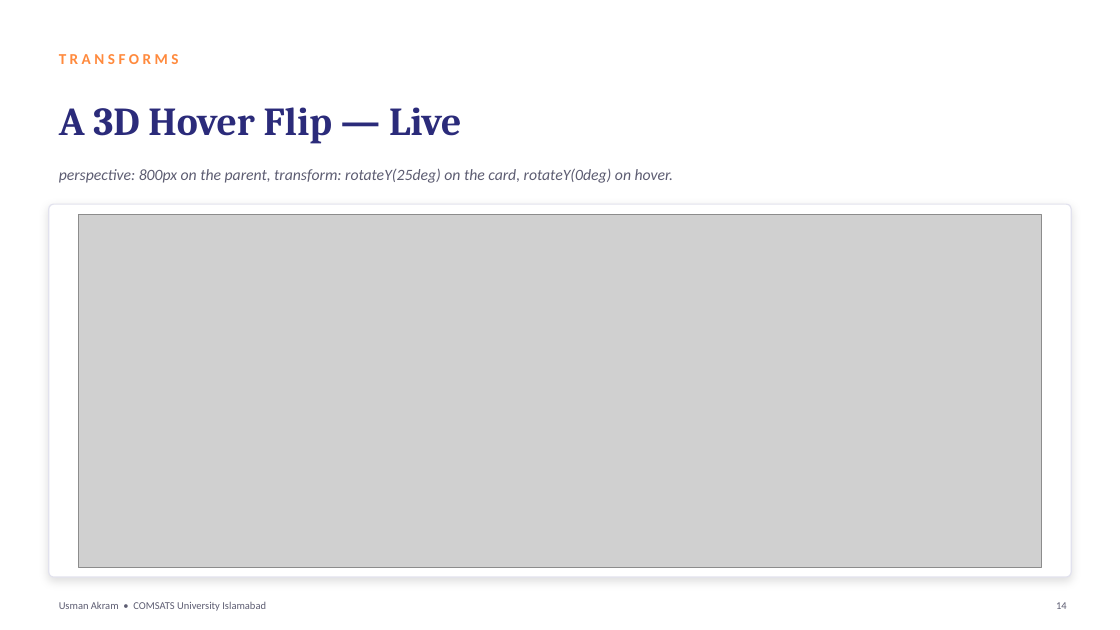
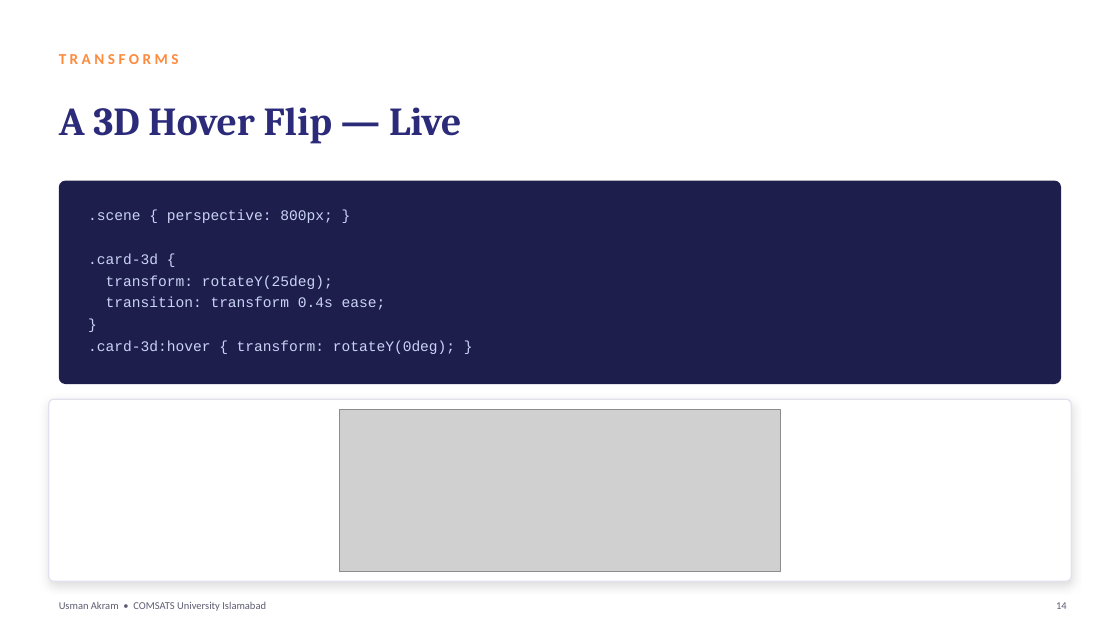
Before and after one commit to mua22/mern-web-book, a slide deck: slide 14 of slides/CSC336-Lecture-08-CSS3-Features.pptx. Drawn at 1120x630 pixels with LibreOffice and Linux fonts; fonts in the diff are those of the drawing; grey boxes stand for pictures. Boxes give left, top, right and bottom in pixels: in the first picture for what was removed or moved away, otherwise in the second. Text is boxed around its words. In the diff, an @@ line names an element or a change of style, - is before the commit and + after.

```diff
--- a/slides/CSC336-Lecture-08-CSS3-Features.pptx
+++ b/slides/CSC336-Lecture-08-CSS3-Features.pptx
@@ text removed at (x1=59, y1=168, x2=674, y2=183) @@
-perspective: 800px on the parent, transform: rotateY(25deg) on the card, rotateY(0deg) on hover.
@@ rounded rectangle added at (x1=59, y1=181, x2=1061, y2=384), fill #1E1E4C @@
@@ text added at (x1=88, y1=209, x2=455, y2=354), 12.5 pt, text #C9D3F5 @@
+.scene { perspective: 800px; }
+.card-3d {
+transform: rotateY(25deg);
+transition: transform 0.4s ease;
+}
+.card-3d:hover { transform: rotateY(0deg); }
@@ rounded rectangle resized from (x1=49, y1=204, x2=1071, y2=577) to (x1=49, y1=399, x2=1071, y2=581) @@
@@ rounded rectangle at (x1=49, y1=399, x2=1071, y2=581): proportions changed @@
@@ picture resized from (x1=79, y1=214, x2=1041, y2=567) to (x1=339, y1=409, x2=781, y2=571) @@
```
Also in this commit, not shown: 11 other slides changed, 2 other files.
